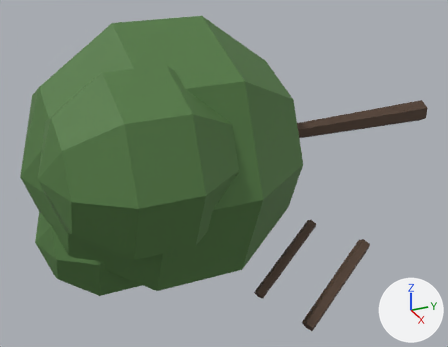
The glTF model public/models/props/tree-broadleaf.glb as it was, and as the next commit left it.
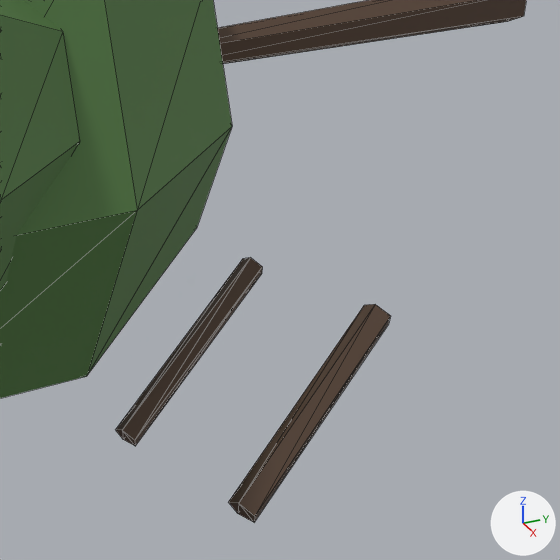
Old and new are each drawn whole from a 50 mm lens placed at (7.3, -6.71, 3.19), pointed at (0.09, -3.46, -0.42) and again close up on the part from 46% to 98% of the width and 32% to 100% of the height. The lights are fixed; the arrows at lower right show +X, +Y and +Z. The last two pictures show the newer version. The close-ups show mesh edges as thin lines. Vertices at exactly the same position are counted once.

The first close-up shows 'tree-broadleaf'.
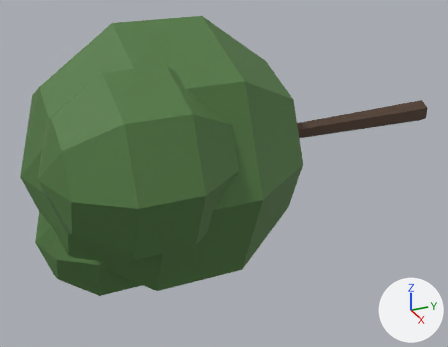
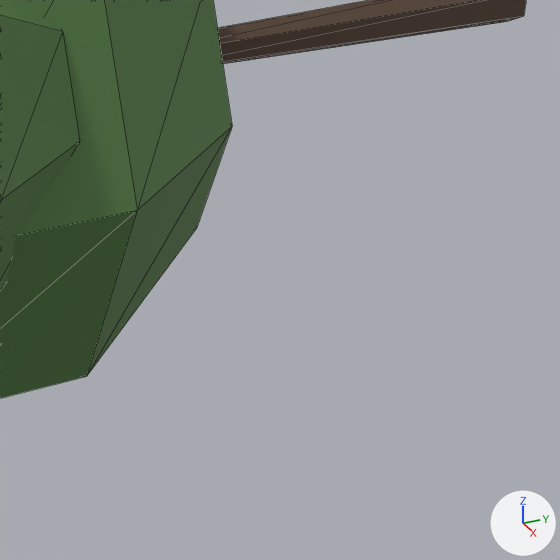
The newer file is also turned or shifted as a whole; pictures and numbers use the older file's frame.

Pixel boxes [x1, y1, x2, y2] of what changed, in the close-ups (560 x 560 px; the box of a moved part takes in the faces that stretch with it):
'tree-broadleaf', reshaped: before [0, 0, 526, 522]; after [0, 0, 526, 398]
part 1 of me_cylinder, moved or reshaped (not visible afterwards): before [229, 304, 390, 522]
part 2 of me_cylinder, moved or reshaped (not visible afterwards): before [116, 258, 262, 446]

The change, as a diff of the scene's bpy script:
```diff
--- a/public/models/props/tree-broadleaf.glb.py
+++ b/public/models/props/tree-broadleaf.glb.py
@@ me_cylinder @@
 # used by ob_tree_broadleaf; location = (0.0, 0.0, 0.0)
-me_cylinder.from_pydata(...)  # 168 vertices, 308 faces; spans x -1.8..2.08, y -6.15..0.0, z -2.1..1.76
+me_cylinder.from_pydata(...)  # 168 vertices, 308 faces; spans x -1.8..2.04, y -6.15..0.0, z -1.76..1.76
+# me_cylinder part 1: the loose piece of 10 vertices spanning x 1.44..2.08, y -3.21..-1.98, z -1.85..-1.04 is moved by (-1.15, -0.8, 1.65)
+# me_cylinder part 2: the loose piece of 10 vertices spanning x 0.29..0.91, y -3.3..-2.08, z -2.1..-1.3 is moved by (-1.1, -0.51, 1.51)
 me_cylinder.materials.append(mat_tree_broadleaf_mat)
```
